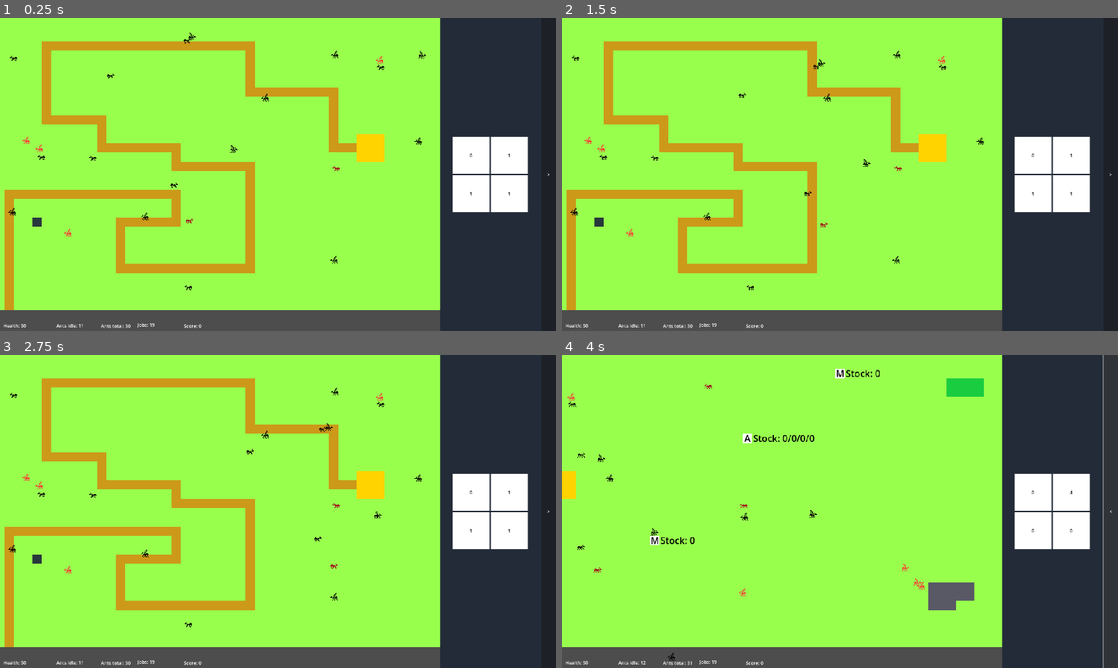
Above: before the commit, frames 1-4 (two rows, left to right).
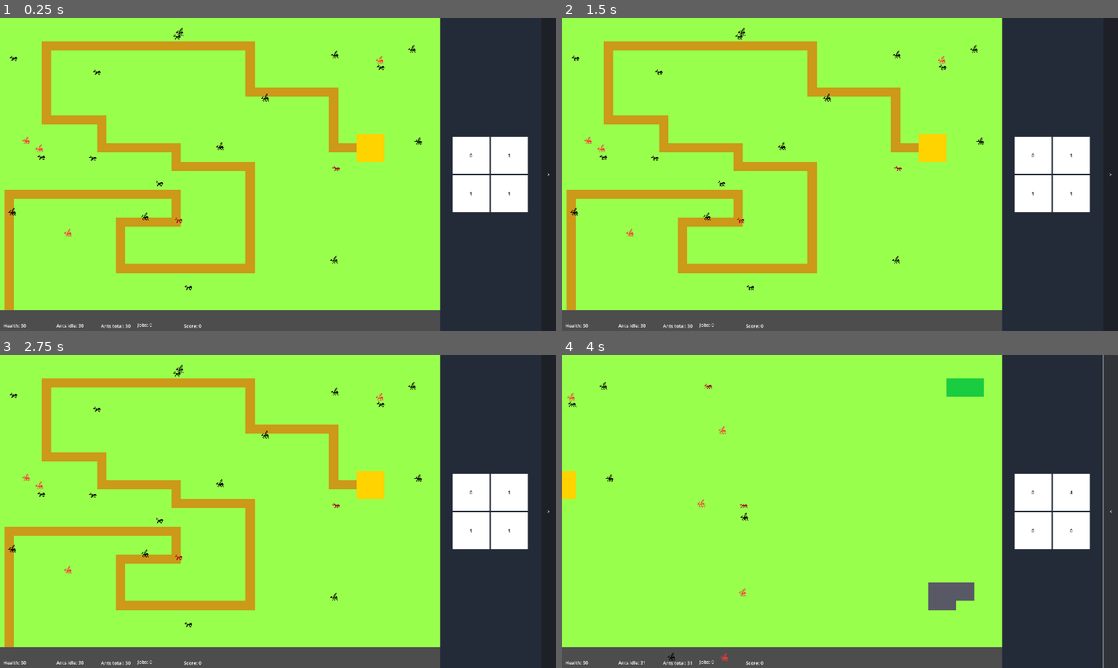
Above: after the commit, the same moments.

Repository: Harrimaga/LD56
Game: Godot game, scene res://Scenes/Main.tscn
Same seed, same stepped clock (60 frames per second), same inputs: the game is played once before the commit and once after it.
Inputs:
- Up to frame 1 (0.25 s): no input
- Up to frame 2 (1.5 s): click "0" at 0.5 s; click "1" at 1.25 s
- Up to frame 3 (2.75 s): click "1" at 2 s
- Up to frame 4 (4 s): click "1" at 2.75 s; click ">" at 3.5 s

The runs differ from the first frame. In frame 1, 0.3% of the frame differs, in the area x 5-77%, y 3-99%; in frame 2, 0.2%; in frame 3, 0.2%; in frame 4, 0.6%, in the area x 2-66%, y 4-99%.

Commit message:
Hive stockpile + ammo is being delivered correctly

Diff:
--- a/Scenes/Locations/basic_tower.gd
+++ b/Scenes/Locations/basic_tower.gd
@@ -9,6 +9,9 @@
 # Called when the node enters the scene tree for the first time.
 func _ready() -> void:
 	TaskManager.add_task(null, self, 5, -1, false)
+
+func destination_action(ant : Ant, delta : float):
+	ant.remove_from_inventory()
 
 # Called every frame. 'delta' is the elapsed time since the previous frame.
 func _process(delta: float) -> void:
--- a/Scenes/Locations/hive.gd
+++ b/Scenes/Locations/hive.gd
@@ -10,8 +10,28 @@
 
 # Called when the node enters the scene tree for the first time.
 func _ready() -> void:
-	pass # Replace with function body.
+	## Starting resources:
+	stockpile = [10, 10, 0, 25]
+	GameflowManager.stockpile_buildings.append(self)
+	GameflowManager.ammo_buildings.append(self)
 
+func origin_action(ant : Ant, delta : float):
+	if ant.task.destination.is_tower:
+		if ant.task.wood and stockpile[2] > 0:
+			ant.add_to_inventory(CarryingResource.new(CarryingResource.ResourceType.WOODAMMO))
+			stockpile[2] -= 1
+		elif !ant.task.wood and stockpile[3] > 0:
+			ant.add_to_inventory(CarryingResource.new(CarryingResource.ResourceType.STONEAMMO))
+			stockpile[3] -= 1
+	else:
+		if ant.task.wood and stockpile[0] > 0:
+			ant.add_to_inventory(CarryingResource.new(CarryingResource.ResourceType.WOOD))
+			stockpile[0] -= 1
+		elif !ant.task.wood and stockpile[1] > 0:
+			ant.add_to_inventory(CarryingResource.new(CarryingResource.ResourceType.STONE))
+			stockpile[1] -= 1
+
+	return true
 
 # Called every frame. 'delta' is the elapsed time since the previous frame.
 func _process(delta: float) -> void:
--- a/Scenes/Locations/location.gd
+++ b/Scenes/Locations/location.gd
@@ -22,6 +22,10 @@
 			stockpile[0] += 1
 		CarryingResource.ResourceType.STONE:
 			stockpile[1] += 1
+		CarryingResource.ResourceType.WOODAMMO:
+			stockpile[2] += 1
+		CarryingResource.ResourceType.STONEAMMO:
+			stockpile[3] += 1
 
 func remove_resource(type : CarryingResource.ResourceType) -> CarryingResource:
 	match type:
--- a/Scenes/map.gd
+++ b/Scenes/map.gd
@@ -26,18 +26,18 @@
 	GameflowManager.enemyList = $Enemies
 	GameflowManager.projectiles = $Projectiles
 
-	var tower : Location = tower_scene.instantiate()
-	tower.is_tower = true
-	build(tower, 4, 22)
+	#var tower : Location = tower_scene.instantiate()
+	#tower.is_tower = true
+	#build(tower, 4, 22)
 
-	var mine : Location = mine_scene.instantiate()
-	build(mine, 50, 20)
-	GameflowManager.stockpile_buildings.append(mine)
-	var mine2 : Location = mine_scene.instantiate()
-	build(mine2, 70, 2)
-	GameflowManager.stockpile_buildings.append(mine2)
-	var ammo : Location = GameflowManager.buildings[Location.BuildingType.AMMO].instantiate()
-	build(ammo, 60, 9)
+	#var mine : Location = mine_scene.instantiate()
+	#build(mine, 50, 20)
+	#GameflowManager.stockpile_buildings.append(mine)
+	#var mine2 : Location = mine_scene.instantiate()
+	#build(mine2, 70, 2)
+	#GameflowManager.stockpile_buildings.append(mine2)
+	#var ammo : Location = GameflowManager.buildings[Location.BuildingType.AMMO].instantiate()
+	#build(ammo, 60, 9)
 
 
 # Called every frame. 'delta' is the elapsed time since the previous frame.
@@ -144,7 +144,7 @@
 
 
 var wave : int = 0
-var timerToNextWave : float = 15
+var timerToNextWave : float = 60
 var spawnTimer : float = 0
 var spawnNextTimer : float = 0
 var interval : float = 0
